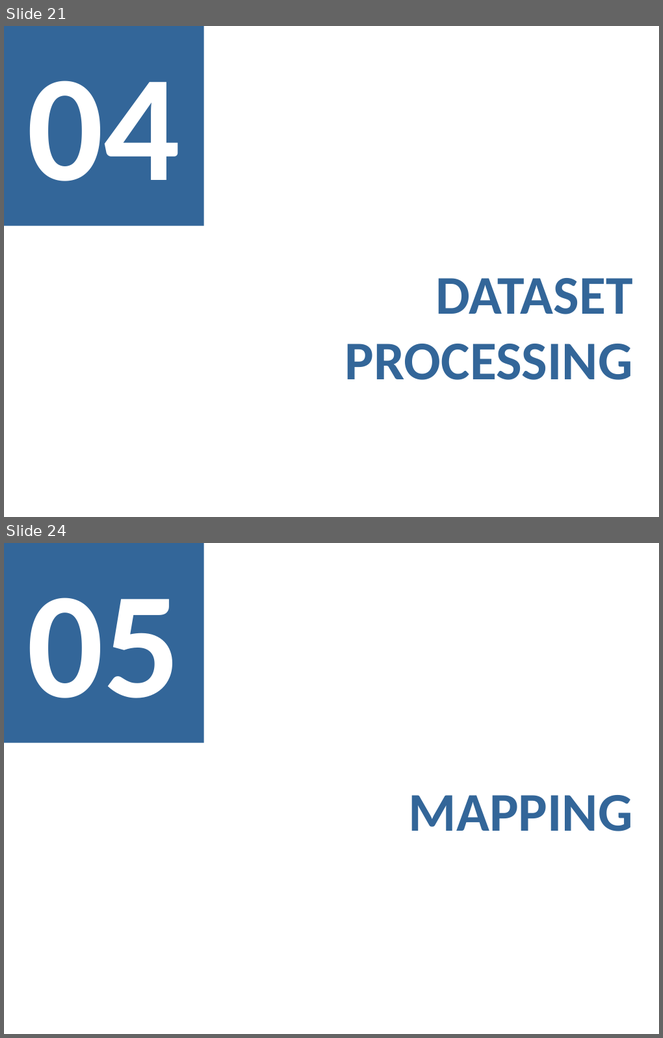
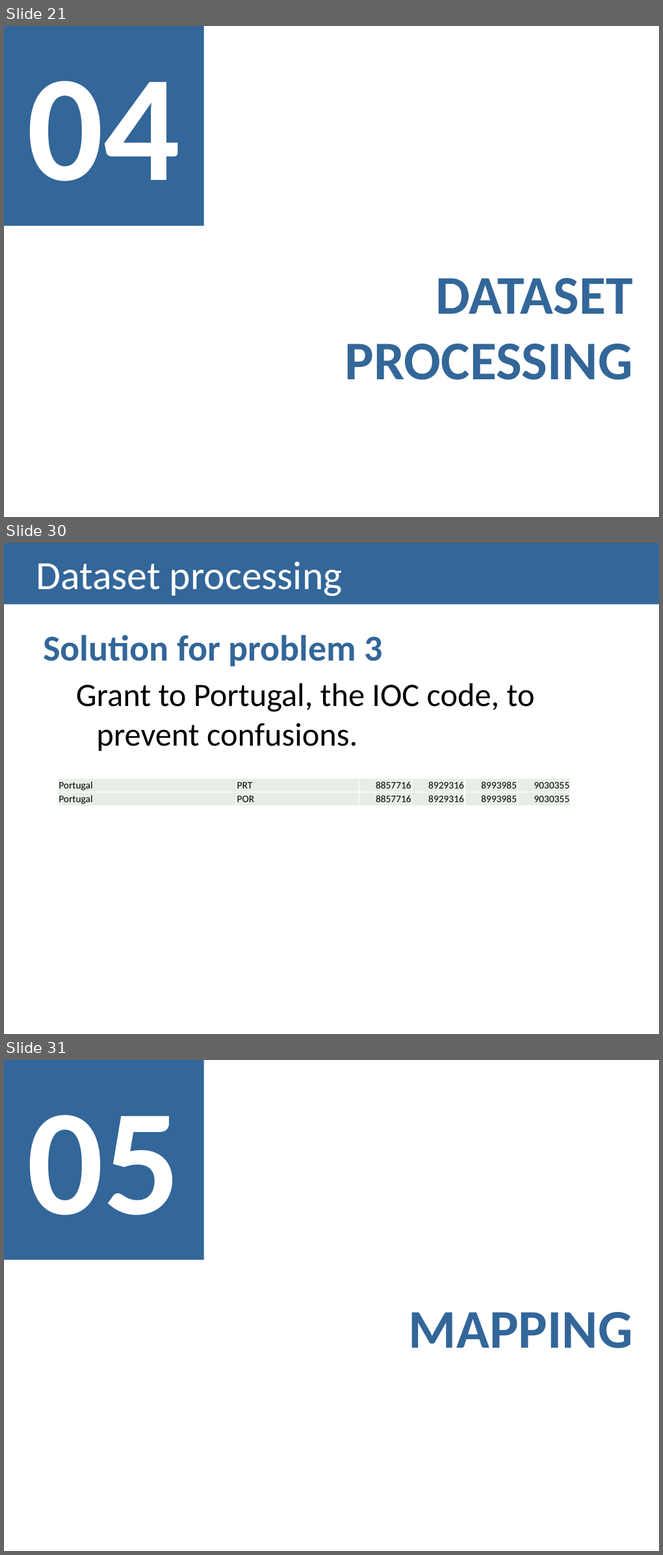
Before and after one commit to carboned4/V_I_2015_1, a slide deck: checkpoint2/G01A - Checkpoint2 Presentation.pptx. Shown one above the other, each under a label of ours: slides 21 and 24 before the commit, slides 21, 30 and 31 after it; the slides between them are not shown. The pictures are 663x1038 and 663x1555 pixels, drawn with LibreOffice and Linux fonts; fonts in the diff are those of the drawing. Boxes give left, top, right and bottom in pixels: in the first picture for what was removed or moved away, otherwise in the second. Text is boxed around its words. In the diff, an @@ line names an element or a change of style, - is before the commit and + after.

```diff
--- a/checkpoint2/G01A - Checkpoint2 Presentation.pptx
+++ b/checkpoint2/G01A - Checkpoint2 Presentation.pptx
@@ slide 30 added at (4,543,659,1034), background #FFFFFF @@
@@ title added at (4,543,659,605), fill #336699, 44 pt, text #FFFFFF @@
+Dataset processing
@@ text added at (43,635,535,751), 36 pt, text #000000 @@
+Solution for problem 3
+  Grant to Portugal, the IOC code, to prevent confusions.
@@ table added at (59,778,572,807), 2 rows, 6 columns @@
+Portugal | PRT | 8857716 | 8929316 | 8993985 | 9030355
+Portugal | POR | 8857716 | 8929316 | 8993985 | 9030355
@@ what was slide 24 is now slide 31 @@
```
Also in this commit, not shown: 2 slides changed, 8 other slides added, 1 slide removed.
